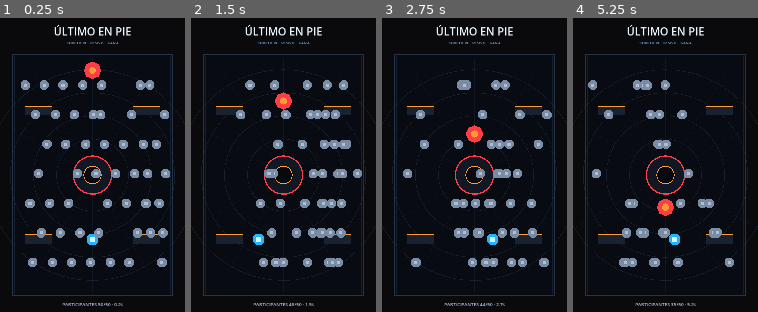
Above: before the commit, frames 1-4 (left to right).
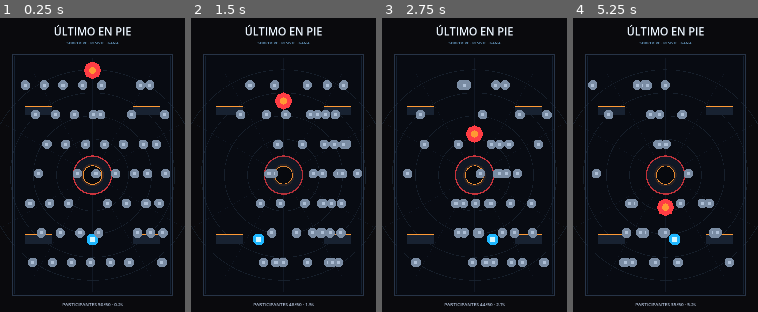
Above: after the commit, the same moments.

Repository: Baltas80/ULTIMO-EN-PIE
Game: Godot game, scene res://scenes/main.tscn
The game is run twice, just before and just after one commit, with the same random seed, the same clock (stepped at 60 frames per second) and the same inputs.
Inputs (mouse positions are in pixels of both pictures, inside the frame that each line leads up to):
- Up to frame 1 (0.25 s): no input
- Up to frame 2 (1.5 s): move the mouse to (324, 156) at 0.52 s; click (324, 156) at 0.67 s; drag from (246, 188) to (283, 94) at 1.27 s
- Up to frame 3 (2.75 s): move the mouse to (493, 100) at 2.02 s; click (493, 100) at 2.17 s
- Up to frame 4 (5.25 s): drag from (656, 238) to (610, 123) at 2.77 s; move the mouse to (721, 220) at 3.52 s; click (721, 220) at 3.67 s; drag from (610, 123) to (665, 176) at 4.27 s; move the mouse to (674, 173) at 5.02 s; click (674, 173) at 5.17 s

The runs differ from the first frame. In frame 1, 0.6% of the frame differs, in the area x 39-61%, y 46-61%; in frame 2, 0.4%; in frame 3, 0.5%; in frame 4, 0.6%.

Commit message:
feat: add lightweight arena pulse feedback

Diff:
--- a/scripts/arena_visual.gd
+++ b/scripts/arena_visual.gd
@@ -2,25 +2,43 @@
 
 const ARENA_SIZE := Vector2(624.0, 940.0)
 const CENTER := Vector2(312.0, 470.0)
+const OUTER_RING_COLOR := Color(0.12, 0.17, 0.23, 0.65)
+const RADIAL_COLOR := Color(0.10, 0.14, 0.20, 0.55)
+const BORDER_COLOR := Color("273447")
+
+var visual_time := 0.0
 
 func _ready() -> void:
+	queue_redraw()
+
+func _process(delta: float) -> void:
+	visual_time += delta
 	queue_redraw()
 
 func _draw() -> void:
 	draw_rect(Rect2(Vector2.ZERO, ARENA_SIZE), Color("080b12"), true)
 	for radius in [410.0, 320.0, 230.0, 140.0]:
-		draw_arc(CENTER, radius, 0.0, TAU, 96, Color(0.12, 0.17, 0.23, 0.65), 2.0)
+		draw_arc(CENTER, radius, 0.0, TAU, 96, OUTER_RING_COLOR, 2.0)
 	for index in range(12):
 		var angle := TAU * float(index) / 12.0
 		var end_point := CENTER + Vector2(cos(angle), sin(angle)) * 455.0
-		draw_line(CENTER, end_point, Color(0.10, 0.14, 0.20, 0.55), 1.0)
+		draw_line(CENTER, end_point, RADIAL_COLOR, 1.0)
+
+	var pulse := 0.5 + 0.5 * sin(visual_time * 2.4)
+	var core_radius := 34.0 + pulse * 3.0
+	var outer_alpha := 0.65 + pulse * 0.18
+	var inner_alpha := 0.82 + pulse * 0.14
+
 	draw_circle(CENTER, 74.0, Color("111824"))
-	draw_arc(CENTER, 74.0, 0.0, TAU, 72, Color("ff3d45"), 5.0)
-	draw_circle(CENTER, 34.0, Color("07090e"))
-	draw_arc(CENTER, 34.0, 0.0, TAU, 48, Color("ff9a35"), 3.0)
+	draw_arc(CENTER, 74.0, 0.0, TAU, 72, Color(1.0, 0.24, 0.27, outer_alpha), 5.0)
+	draw_circle(CENTER, core_radius + 8.0, Color(1.0, 0.45, 0.12, 0.08 + pulse * 0.06))
+	draw_circle(CENTER, core_radius, Color("07090e"))
+	draw_arc(CENTER, core_radius, 0.0, TAU, 48, Color(1.0, 0.60, 0.20, inner_alpha), 3.0)
+
 	for offset in [Vector2(-210, -250), Vector2(210, -250), Vector2(-210, 250), Vector2(210, 250)]:
 		var rect := Rect2(CENTER + offset - Vector2(52, 18), Vector2(104, 36))
 		draw_rect(rect, Color("182231"), true)
 		draw_line(rect.position, rect.position + Vector2(rect.size.x, 0), Color("ff9a35"), 3.0)
-	draw_rect(Rect2(Vector2(2, 2), ARENA_SIZE - Vector2(4, 4)), Color("273447"), false, 4.0)
+
+	draw_rect(Rect2(Vector2(2, 2), ARENA_SIZE - Vector2(4, 4)), BORDER_COLOR, false, 4.0)
 	draw_rect(Rect2(Vector2(8, 8), ARENA_SIZE - Vector2(16, 16)), Color(0.10, 0.16, 0.24, 0.7), false, 1.0)
